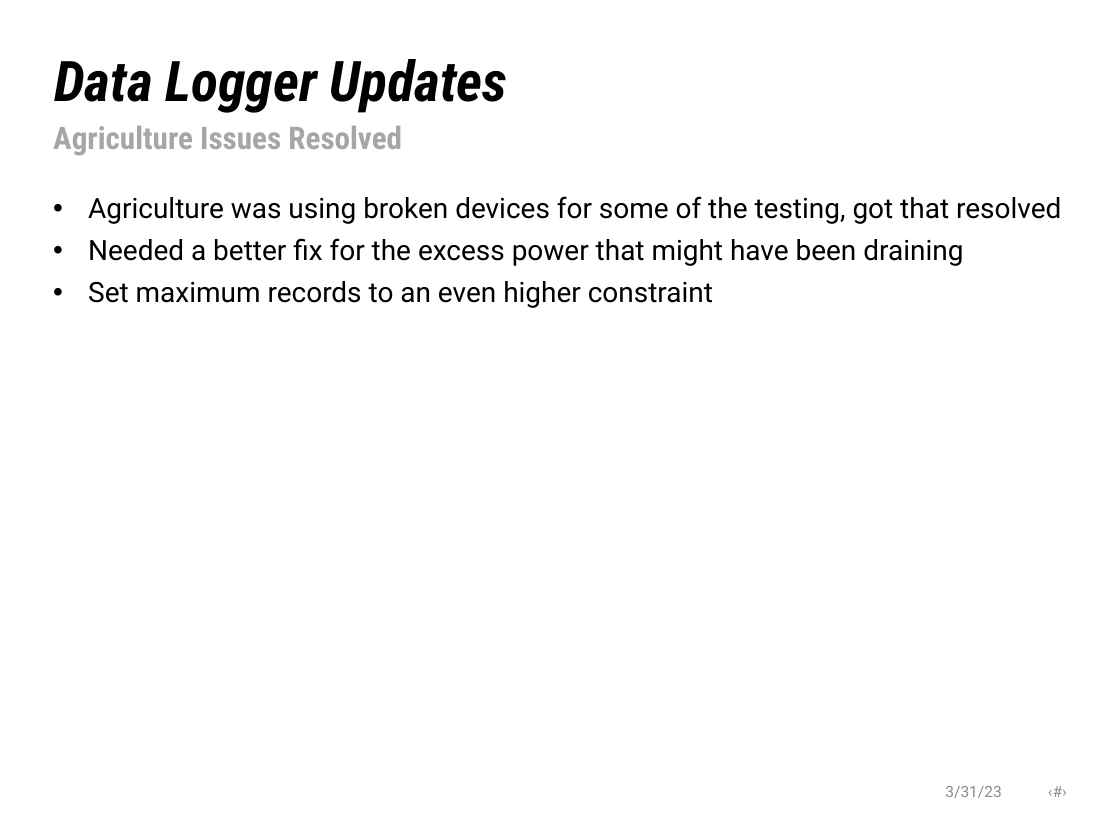
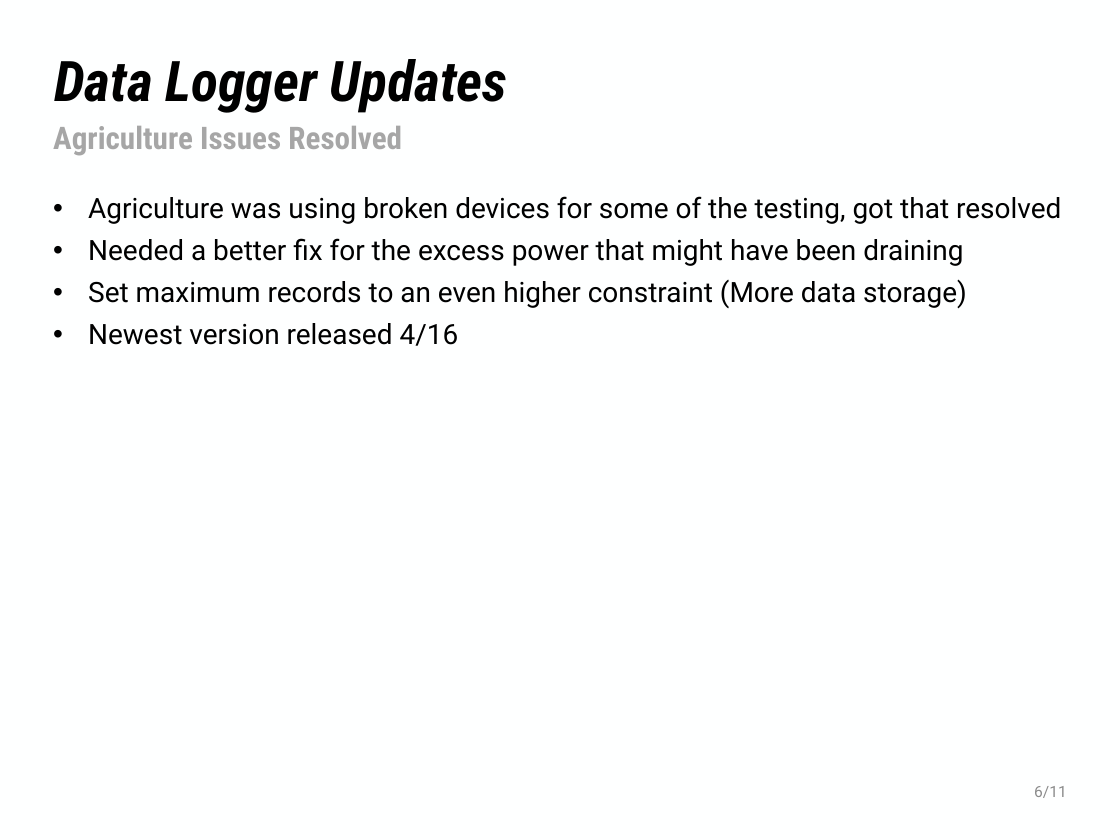
Before and after one commit to NHuang58/Biomedical_Device_PCB, a slide deck: slide 6 of Documentation/Slides/Week_29.pptx. Drawn at 1120x840 pixels with LibreOffice and Linux fonts; fonts in the diff are those of the drawing; background and template pictures are left out. Boxes give left, top, right and bottom in pixels: in the first picture for what was removed or moved away, otherwise in the second. Text is boxed around its words. In the diff, an @@ line names an element or a change of style, - is before the commit and + after.

```diff
--- a/Documentation/Slides/Week_29.pptx
+++ b/Documentation/Slides/Week_29.pptx
@@ text at bbox=[88, 279, 967, 346]: text changed @@
-• Set maximum records to an even higher constraint
+• Set maximum records to an even higher constraint (More data storage)
+• Newest version released 4/16
@@ text at bbox=[1034, 786, 1067, 798]: text changed @@
-3/31/23 ‹#›
+6/11
```
Also in this commit, not shown: 8 other slides changed, 2 slides added, 6 other files.
